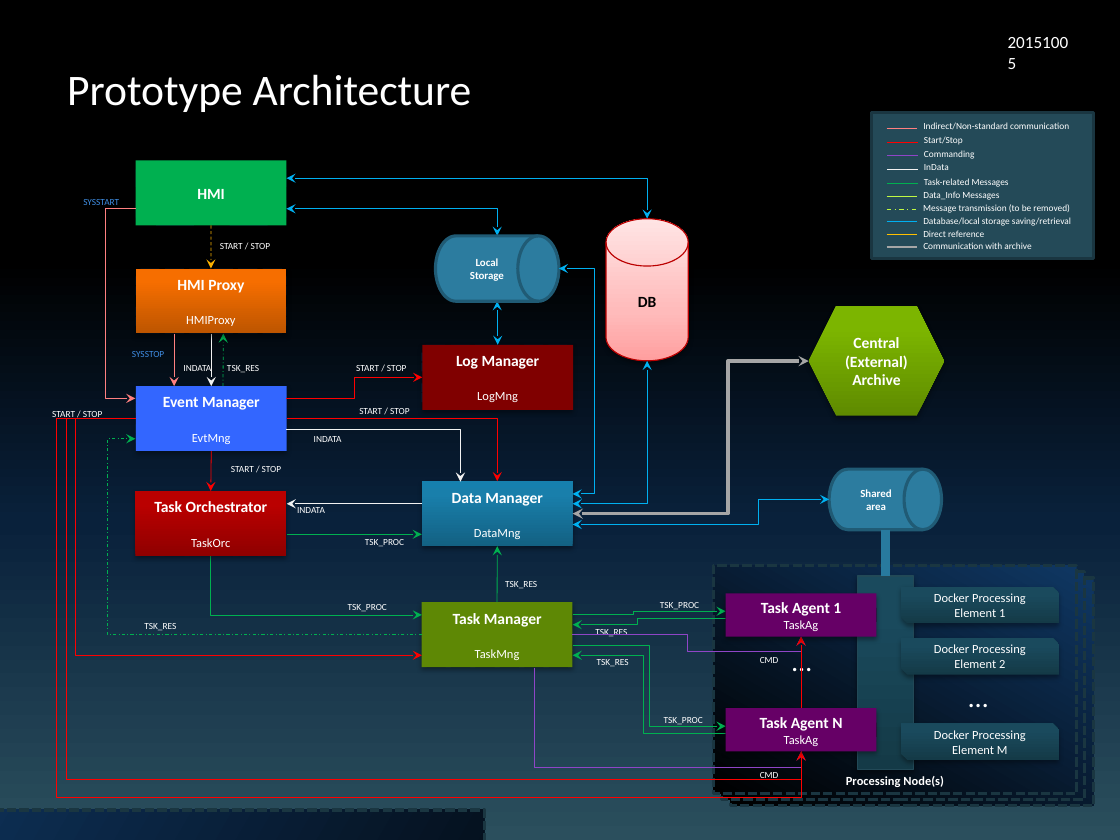
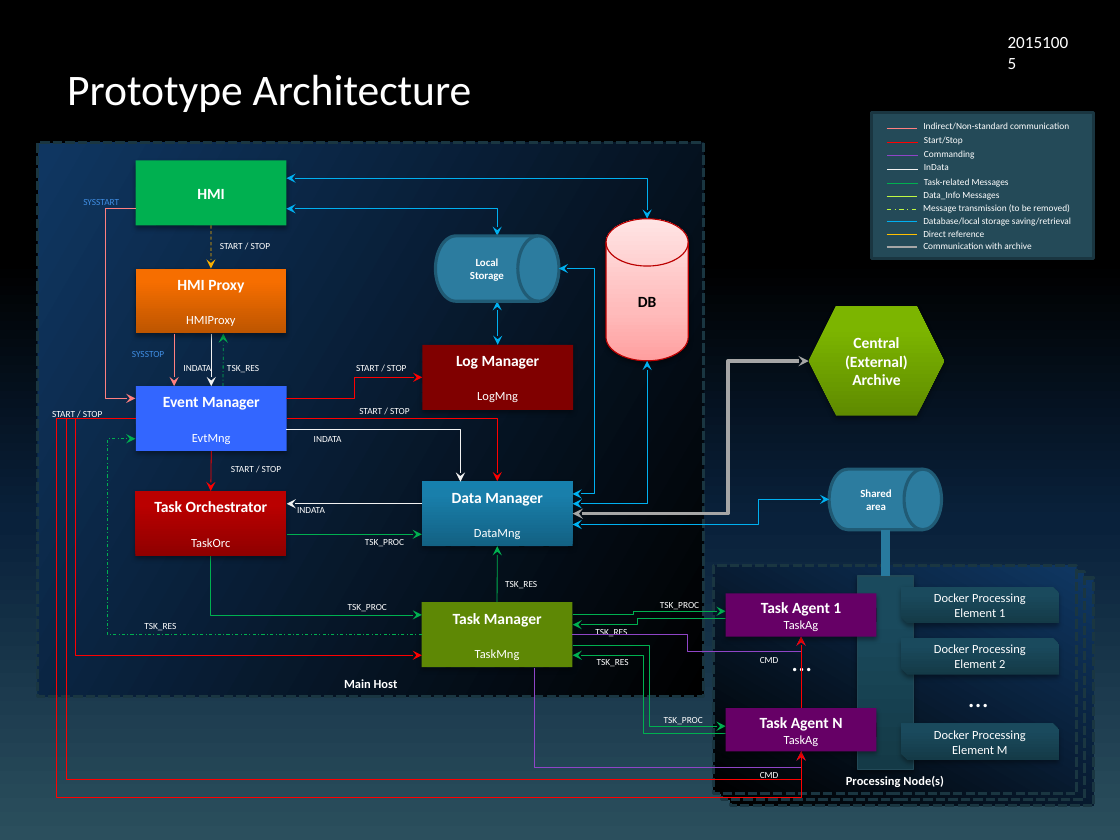
Before and after one commit to aardalath/qpf, a slide deck: slide 4 of doc/QPF_Architecture.pptx. Drawn at 1120x840 pixels with LibreOffice and Linux fonts; fonts in the diff are those of the drawing. Boxes give left, top, right and bottom in pixels: in the first picture for what was removed or moved away, otherwise in the second. Text is boxed around its words. In the diff, an @@ line names an element or a change of style, - is before the commit and + after.

```diff
--- a/doc/QPF_Architecture.pptx
+++ b/doc/QPF_Architecture.pptx
@@ rectangle "Main Host": place and size @@
-rectangle "Main Host" at [0,810,484,840]
+rectangle "Main Host" at [38,142,703,697]
```
Also in this commit, not shown: 2 other files.
